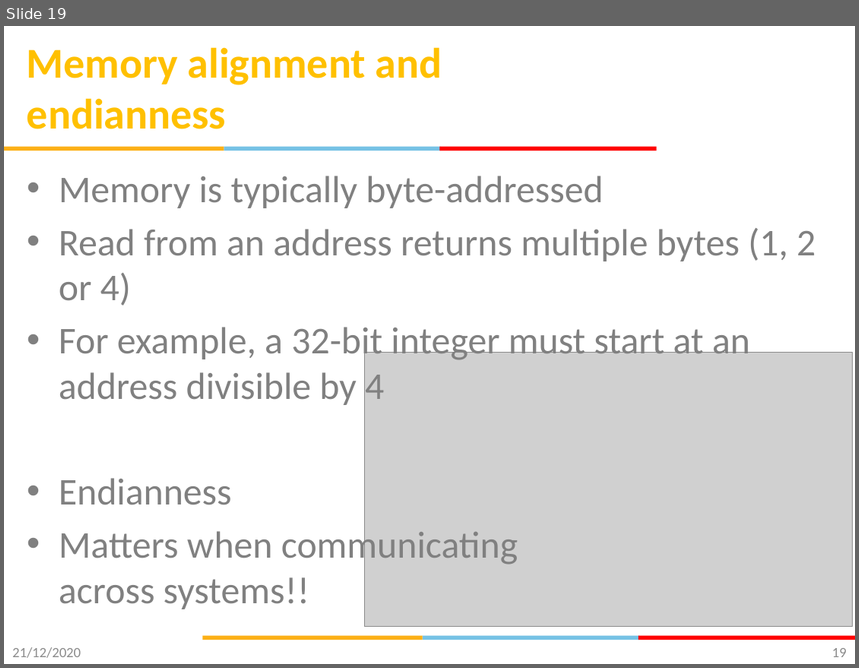
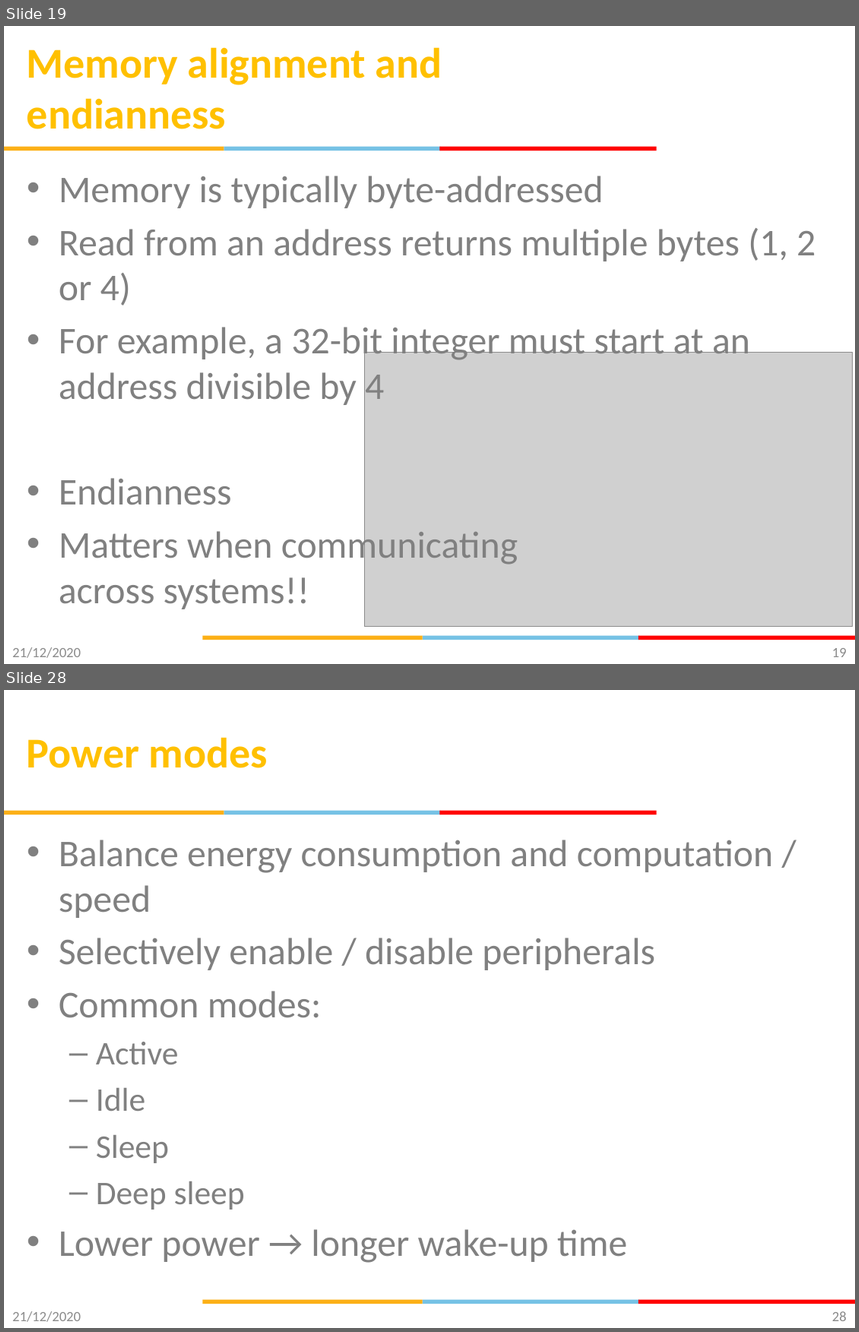
Before and after one commit to gsaurabhr-teaching/csg523-material, a slide deck: Lec-6-8-embedded-fundamentals.pptx. Shown one above the other, each under a label of ours: slide 19 before the commit, slides 19 and 28 after it; the slides between them are not shown. The pictures are 859x668 and 859x1332 pixels, drawn with LibreOffice and Linux fonts; fonts in the diff are those of the drawing; grey boxes stand for pictures; background and template pictures are left out. Boxes give left, top, right and bottom in pixels: in the first picture for what was removed or moved away, otherwise in the second. Text is boxed around its words. In the diff, an @@ line names an element or a change of style, - is before the commit and + after.

Commit message:
embedded fundamentals - added boot sequence, reset and power modes

```diff
--- a/Lec-6-8-embedded-fundamentals.pptx
+++ b/Lec-6-8-embedded-fundamentals.pptx
@@ slide 28 added at <box>4,690,855,1328</box>, background #FFFFFF; not listed: 6 template elements that a slide beside it also shows @@
@@ title added at <box>27,737,268,768</box>, 36 pt, text #FFC000, bold @@
+Power modes
@@ text added at <box>59,840,774,1263</box>, 32 pt, text #808080 @@
+• Balance energy consumption and computation / speed
+• Selectively enable / disable peripherals
+• Common modes:
+  – Active
+  – Idle
+  – Sleep
+  – Deep sleep
+• Lower power → longer wake-up time
@@ text added at <box>12,1312,81,1322</box>, 12 pt, text #8C8C8C @@
+21/12/2020
@@ page number added at <box>832,1312,847,1322</box>, 12 pt, text #898989 @@
+28
```
Also in this commit, not shown: 2 slides changed, 8 other slides added.
